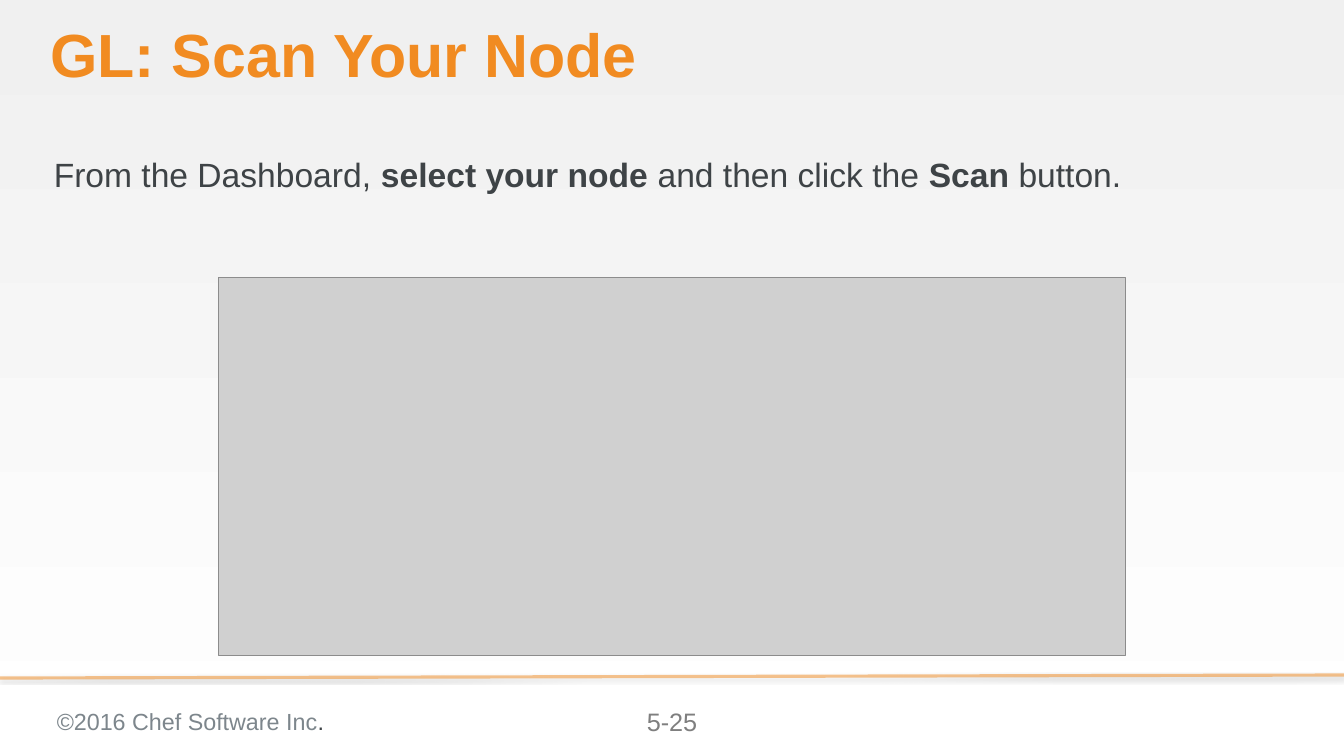
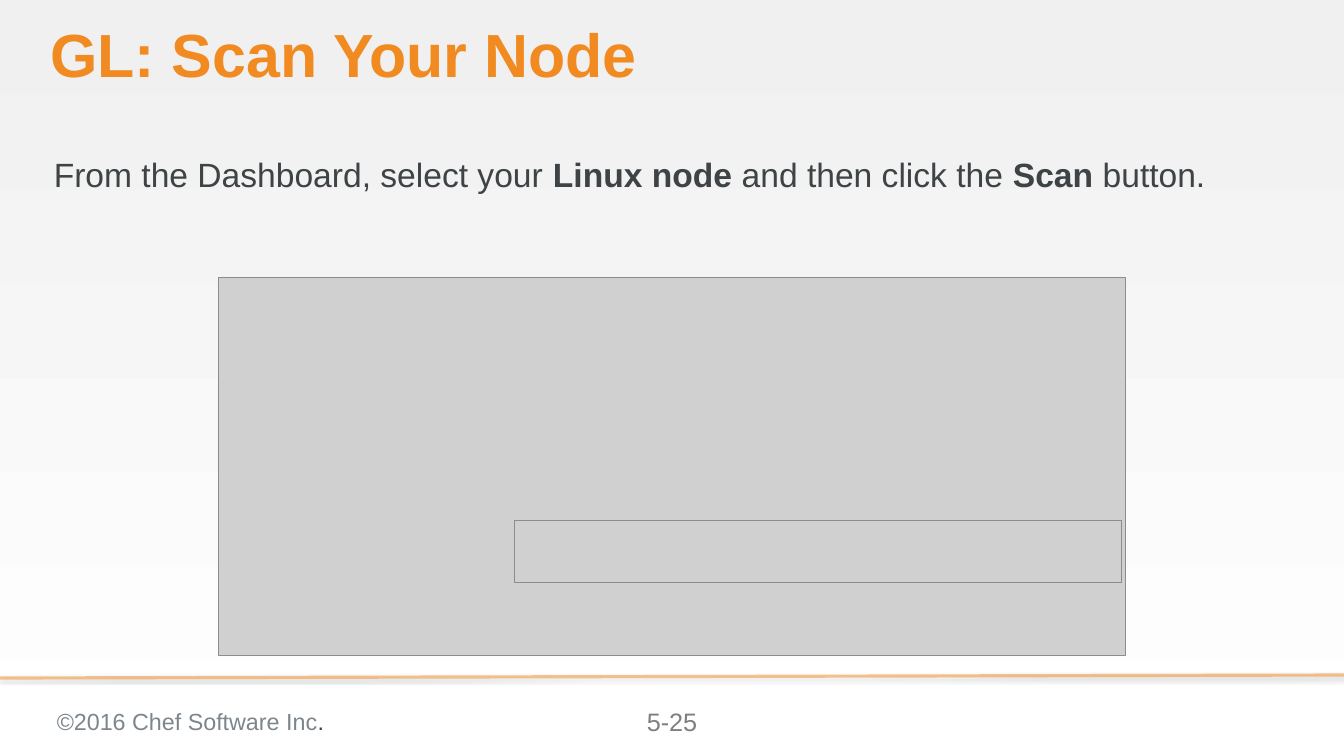
Before and after one commit to bchamby/chef-compliance-installation-configuration-operation, a slide deck: slide 25 of 05-creating-custom-profiles.pptx. Drawn at 1344x756 pixels with LibreOffice and Linux fonts; fonts in the diff are those of the drawing; grey boxes stand for pictures; background and template pictures are left out. Boxes give left, top, right and bottom in pixels: in the first picture for what was removed or moved away, otherwise in the second. Text is boxed around its words. In the diff, an @@ line names an element or a change of style, - is before the commit and + after.

```diff
--- a/05-creating-custom-profiles.pptx
+++ b/05-creating-custom-profiles.pptx
@@ text at (x1=54, y1=162, x2=1206, y2=194): text changed @@
-From the Dashboard, select your node and then click the Scan button.
+From the Dashboard, select your Linux node and then click the Scan button.
@@ picture added at (x1=515, y1=521, x2=1122, y2=582) @@
```
Also in this commit, not shown: 2 other slides changed, 1 slide added, 2 other files.
